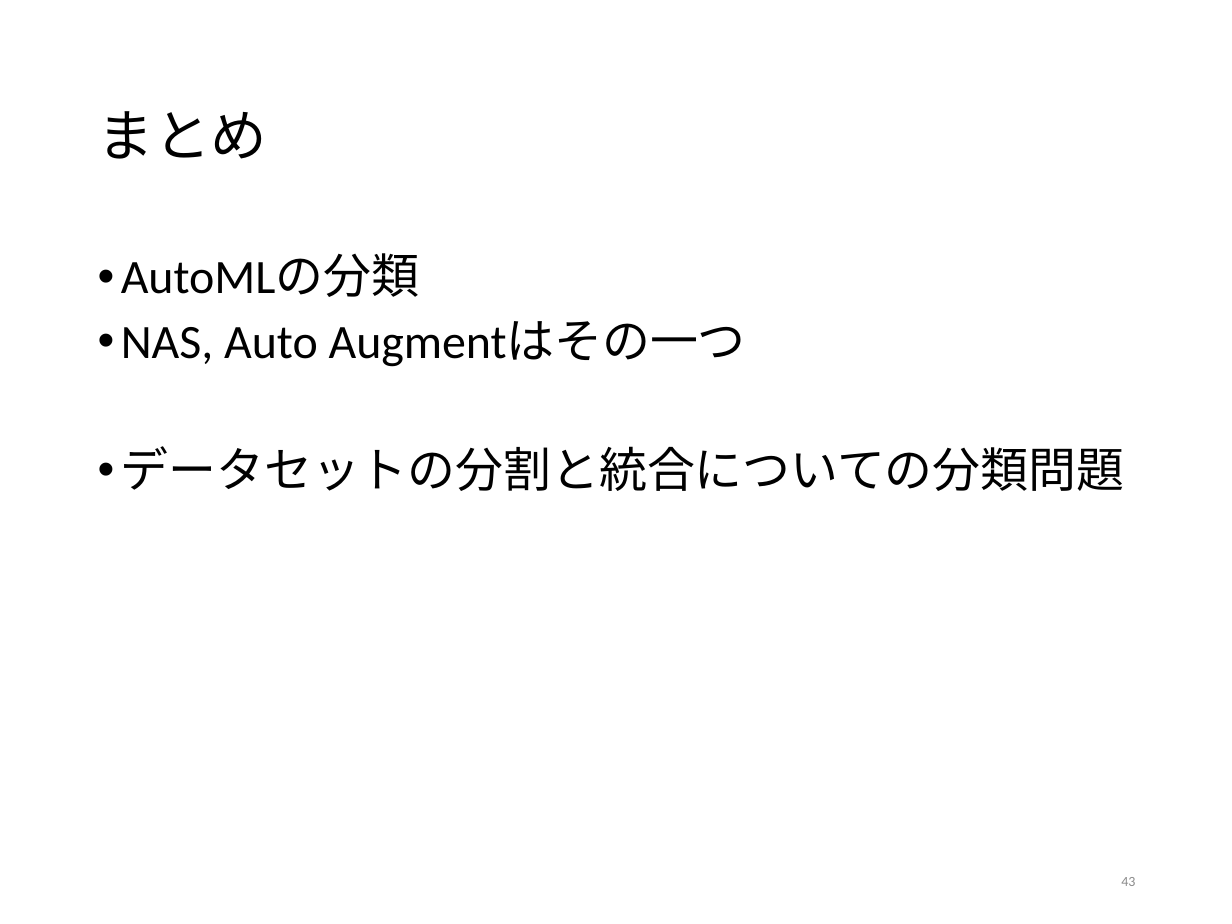
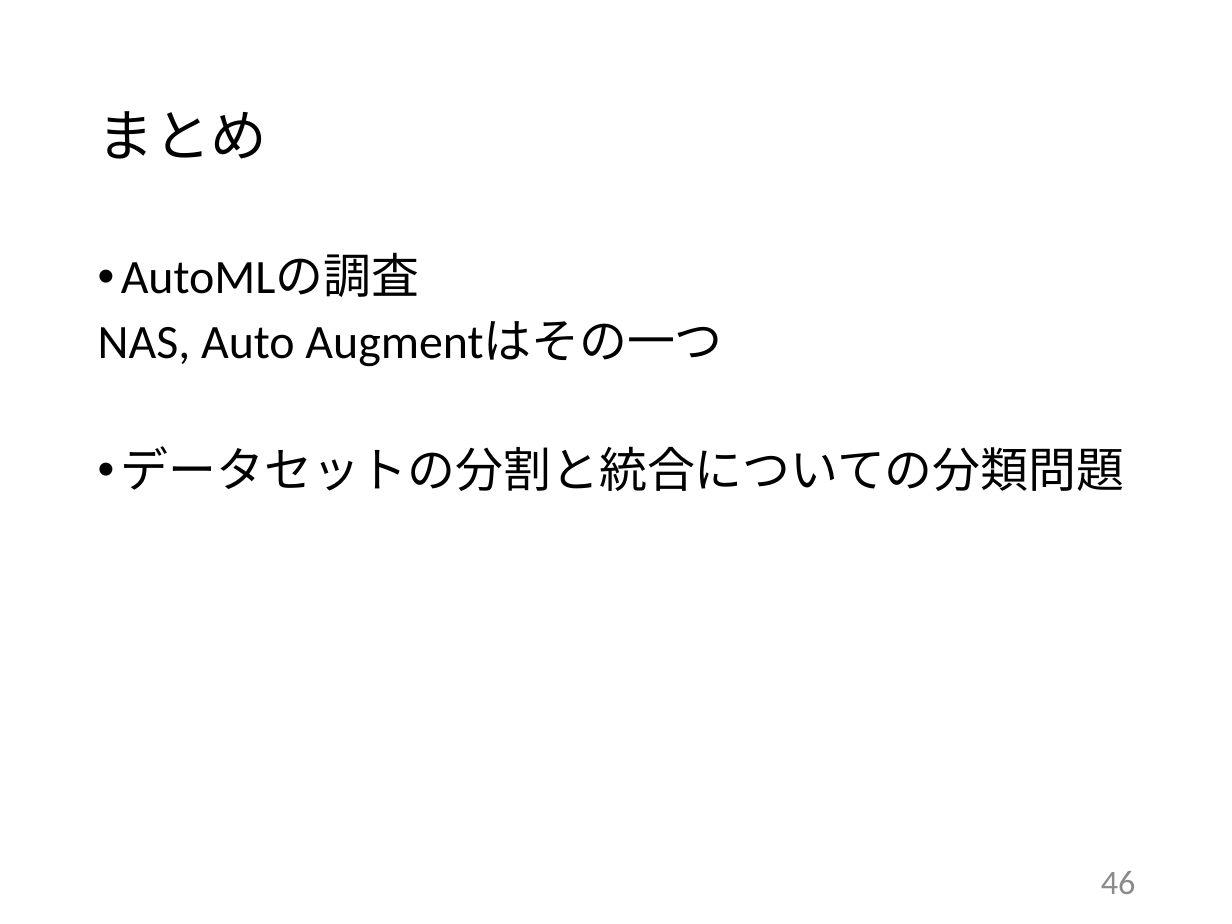
Before and after one commit to tatsuya-sugiyama/WeeklyReport, a slide deck: slide 46 of report/2020前期/2020sugiyama.pptx (slide 43 before the commit). Drawn at 1232x924 pixels with LibreOffice and Linux fonts; fonts in the diff are those of the drawing. Boxes give left, top, right and bottom in pixels: in the first picture for what was removed or moved away, otherwise in the second. Text is boxed around its words. In the diff, an @@ line names an element or a change of style, - is before the commit and + after.

```diff
--- a/report/2020前期/2020sugiyama.pptx
+++ b/report/2020前期/2020sugiyama.pptx
@@ text at (x1=121, y1=253, x2=419, y2=297): text changed @@
-• AutoMLの分類
+• AutoMLの調査
@@ text at (x1=98, y1=321, x2=722, y2=367): bullet • to none @@
@@ page number at (x1=1101, y1=871, x2=1136, y2=894): text changed; size 8.2 to 20 pt @@
-43
+46
```
Also in this commit, not shown: 28 other slides changed, 3 slides added, 3 other files.
